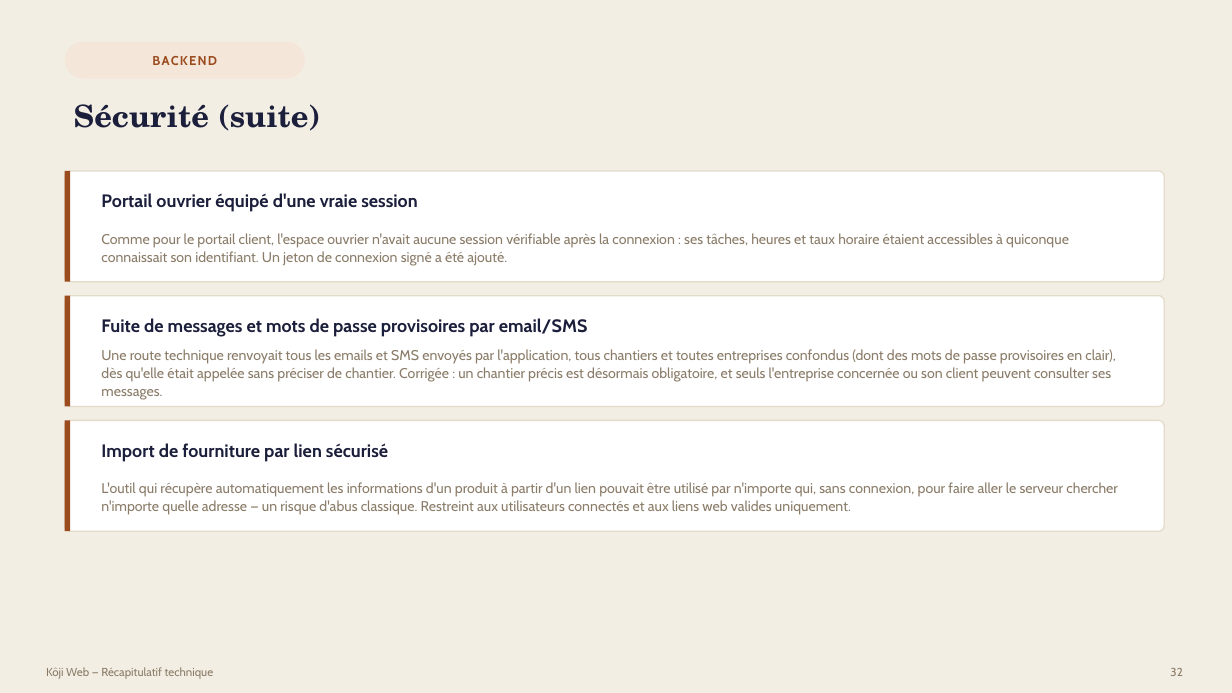
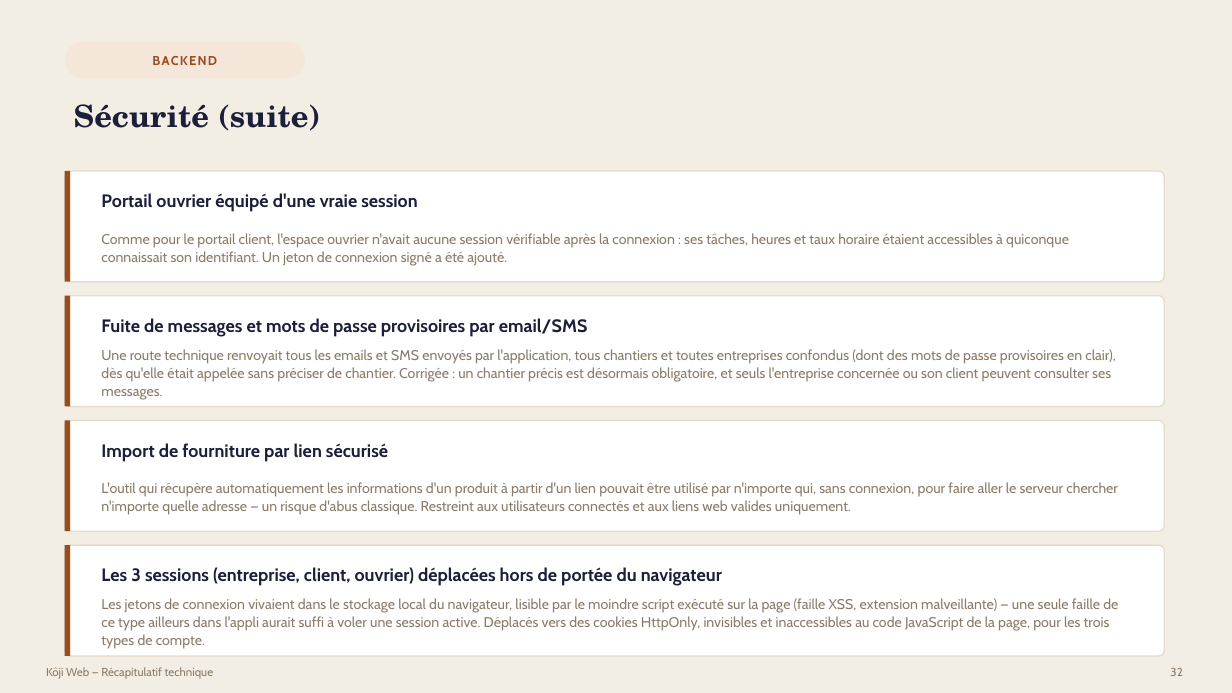
Before and after one commit to bouhouchimira-prog/web-app-Koji, a slide deck: slide 32 of docs/manager-recap/Recap-Koji-Manager.pptx. Drawn at 1232x693 pixels with LibreOffice and Linux fonts; fonts in the diff are those of the drawing. Boxes give left, top, right and bottom in pixels: in the first picture for what was removed or moved away, otherwise in the second. Text is boxed around its words. In the diff, an @@ line names an element or a change of style, - is before the commit and + after.

Commit message:
Securite: session ouvriere/client/entreprise en cookies HttpOnly, mot de passe signature chiffre
Ferme le point restant de l'audit (point 6, session lisible en
localStorage) et complete le point 4 (mot de passe en clair) sur le
dernier champ qui y echappait encore.

- Nouveau lib/session-cookies.js: centralise les 3 sessions (entreprise,
  portail client particulier, portail ouvrier) en cookies HttpOnly au
  lieu du localStorage sous "koji-user"/"koji-worker-session" - un
  script execute sur la page (faille XSS, extension malveillante) ne
  peut plus les lire. lib/server-auth.js, lib/portal-session.js et
  lib/worker-session.js lisent desormais le cookie en priorite: login,
  refresh, client-portal-login et worker-auth le posent; une nouvelle
  route /api/auth/logout le supprime (impossible a faire cote client
  pour un cookie HttpOnly). Les pages qui envoyaient le jeton a la main
  dans l'en-tete Authorization ou en query string ont ete nettoyees
  (Shell.jsx, DevisEditor.jsx, facturation, portail client).

- Le mot de passe de connexion signature (distinct du mot de passe du
  portail client particulier, deja chiffre) etait encore compare et
  stocke en clair, envoye par email/SMS en clair de maniere permanente.
  Applique le meme hachage scrypt + migration transparente au premier
  essai reussi que le reste des mots de passe: seul le hash est
  desormais persiste, le mot de passe en clair n'est plus jamais ecrit
  en base (juste affiche une fois au moment de l'envoi, comme prevu).

```diff
--- a/docs/manager-recap/Recap-Koji-Manager.pptx
+++ b/docs/manager-recap/Recap-Koji-Manager.pptx
@@ rounded rectangle added at (x1=65, y1=545, x2=1165, y2=656), fill #FFFFFF, outline #E4DCCB 1 pt @@
@@ rectangle added at (x1=65, y1=545, x2=70, y2=656), fill #9A4C1F @@
@@ text added at (x1=101, y1=567, x2=722, y2=586), 14 pt, text #1B1F3B, bold @@
+Les 3 sessions (entreprise, client, ouvrier) déplacées hors de portée du navigateur
@@ text added at (x1=101, y1=598, x2=1118, y2=649), 11 pt, text #8A7C68 @@
+Les jetons de connexion vivaient dans le stockage local du navigateur, lisible par le moindre script exécuté sur la page (faille XSS, extension malveillante) — une seule faille de ce type ailleurs dans l'appli aurait suffi à voler une session active. Déplacés vers des cookies HttpOnly, invisibles et inaccessibles au code JavaScript de la page, pour les trois types de compte.
```
Also in this commit, not shown: 10 other slides changed, 1 slide added, 27 other files.
